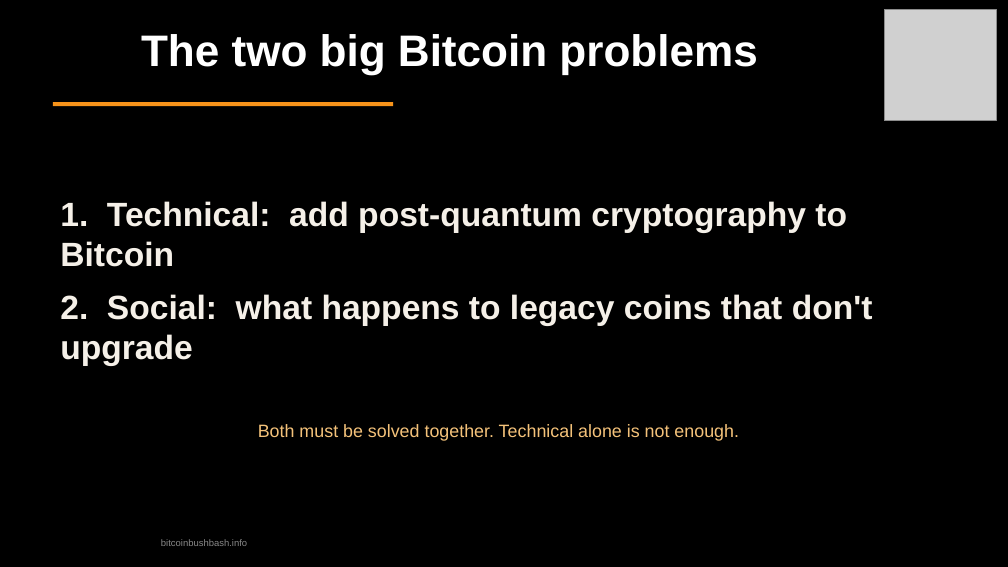
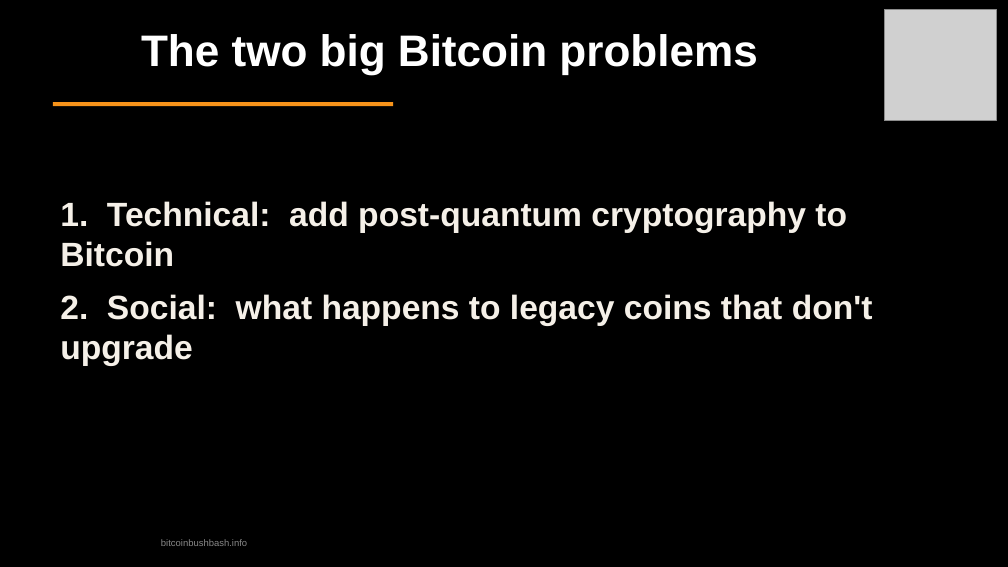
Before and after one commit to TrentOmega/qc-threat, a slide deck: slide 17 of quantum-threat-bitcoin-bushbash.odp (slide 16 before the commit). Drawn at 1008x567 pixels with LibreOffice and Linux fonts; fonts in the diff are those of the drawing; grey boxes stand for pictures. Boxes give left, top, right and bottom in pixels: in the first picture for what was removed or moved away, otherwise in the second. Text is boxed around its words. In the diff, an @@ line names an element or a change of style, - is before the commit and + after.

```diff
--- a/quantum-threat-bitcoin-bushbash.odp
+++ b/quantum-threat-bitcoin-bushbash.odp
@@ text removed at (x1=258, y1=424, x2=739, y2=441) @@
-Both must be solved together. Technical alone is not enough.
```
Also in this commit, not shown: 9 other slides changed, 2 slides added, 2 slides removed, 2 other files.
